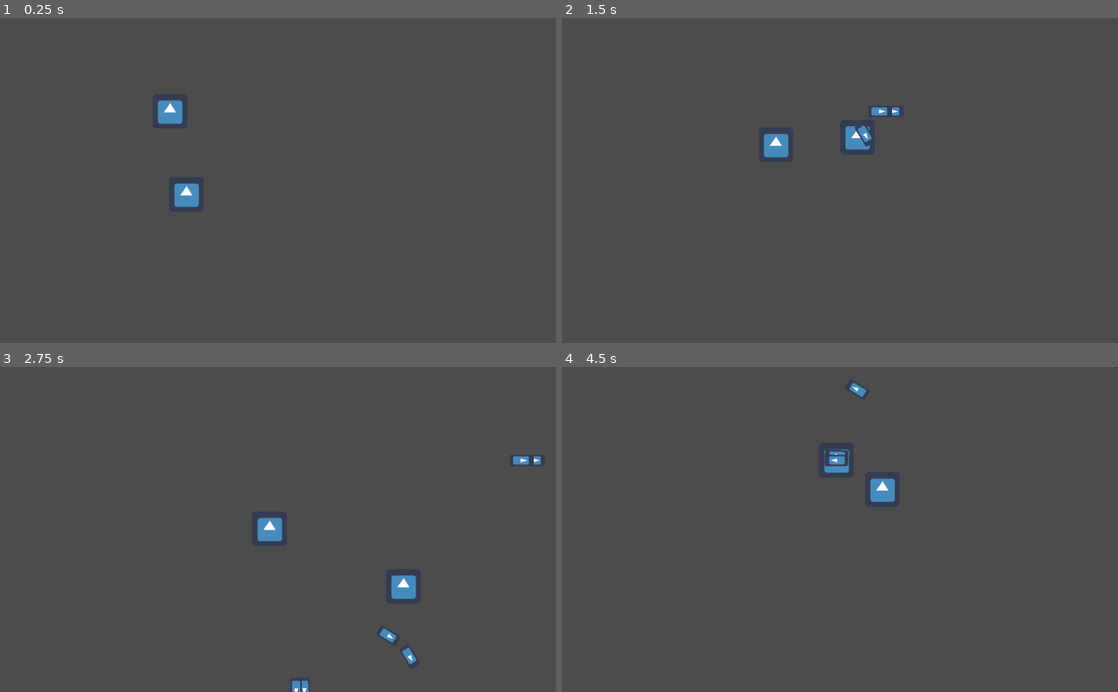
Above: before the commit, frames 1-4 (two rows, left to right).
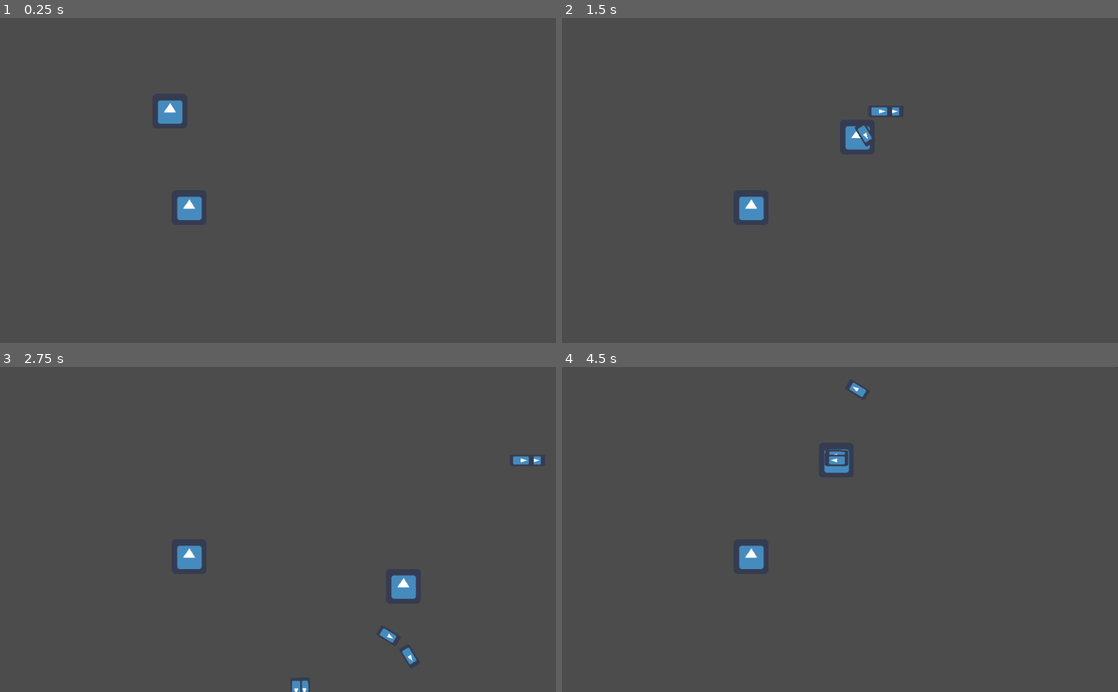
Above: after the commit, the same moments.

Repository: JuannFerrari/GlobalGameJam2019
Game: Godot game, scene res://World.tscn
Same seed, same stepped clock (60 frames per second), same inputs: the game is played once before the commit and once after it. The engine's default icon, where the game draws it, is replaced by a stand-in: a white triangle on a blue panel in a dark square.
Inputs:
- Up to frame 1 (0.25 s): no input
- Up to frame 2 (1.5 s): tap Enter (ui_accept) at 0.5, 0.6, 0.77, 1.07, 1.35 s; hold Right (ui_right) 0.53-1.28 s; hold Down (ui_down) from 1.28 s (still down)
- Up to frame 3 (2.75 s): tap Enter (ui_accept) at 1.52, 1.82, 2.1 s; release Down (ui_down) at 2.03 s; hold Right (ui_right) from 2.03 s (still down)
- Up to frame 4 (4.5 s): release Right (ui_right) at 2.78 s; hold Up (ui_up) 2.78-3.53 s; tap Enter (ui_accept) at 2.85, 3.02, 3.32, 3.6, 3.77, 4.07, 4.35 s; hold Left (ui_left) from 3.53 s (still down)

The runs differ from the first frame. In frame 1, 0.4% of the frame differs, in the area x 31-37%, y 50-63%; in frame 2, 0.6%; in frame 3, 0.6%; in frame 4, 0.7%, in the area x 31-60%, y 34-63%.
Error after the commit: Invalid get index 'position' (on base: 'null instance'). (res://EnemyOne.gd:13)

Commit message:
dos players con movimiento

Diff:
--- a/EnemyOne.gd
+++ b/EnemyOne.gd
@@ -3,7 +3,7 @@
 var speed = 100
 var direction = 0
 var life=1
-onready var target = get_parent().get_node("Player")
+onready var target = get_parent().get_node("Player1")
 var wr = weakref(self);
 
 func _ready():
--- a/World3.tscn
+++ b/World3.tscn
@@ -2,8 +2,8 @@
 
 [ext_resource path="res://Player.tscn" type="PackedScene" id=1]
 [ext_resource path="res://Map.tscn" type="PackedScene" id=2]
-[ext_resource path="res://EnemyOne.tscn" type="PackedScene" id=3]
-[ext_resource path="res://Spawner.gd" type="Script" id=4]
+[ext_resource path="res://Spawner.gd" type="Script" id=3]
+[ext_resource path="res://EnemyOne.tscn" type="PackedScene" id=4]
 
 [sub_resource type="Animation" id=1]
 
@@ -24,20 +24,23 @@
 
 [node name="World" type="Node2D"]
 
-[node name="Player" parent="." instance=ExtResource( 1 )]
+[node name="Player1" parent="." instance=ExtResource( 1 )]
 position = Vector2( 364.971, 277.307 )
+action_shoot = "ui_accept2"
+
+[node name="Player2" parent="." instance=ExtResource( 1 )]
+position = Vector2( 250, 277.307 )
+action_up = "ui_up2"
+action_down = "ui_down2"
+action_right = "ui_right2"
+action_left = "ui_left2"
 
 [node name="Map" parent="." instance=ExtResource( 2 )]
 
-[node name="EnemyOne" parent="." instance=ExtResource( 3 )]
-position = Vector2( 489.161, 260.638 )
-collision_layer = 2048
-collision_mask = 2048
-
 [node name="Spawner" type="Position2D" parent="."]
 position = Vector2( -29.5133, 670.248 )
-script = ExtResource( 4 )
-spawnScene = ExtResource( 3 )
+script = ExtResource( 3 )
+spawnScene = ExtResource( 4 )
 timerPath = NodePath("Timer")
 minWaitTime = 1.0
 maxWaitTime = 3.0
--- a/project.godot
+++ b/project.godot
@@ -18,3 +18,31 @@
 config/name="GameJam2019"
 run/main_scene="res://World.tscn"
 config/icon="res://icon.png"
+
+[input]
+
+ui_up2={
+"deadzone": 0.5,
+"events": [ Object(InputEventKey,"resource_local_to_scene":false,"resource_name":"","device":0,"alt":false,"shift":false,"control":false,"meta":false,"command":false,"pressed":false,"scancode":87,"unicode":0,"echo":false,"script":null)
+ ]
+}
+ui_down2={
+"deadzone": 0.5,
+"events": [ Object(InputEventKey,"resource_local_to_scene":false,"resource_name":"","device":0,"alt":false,"shift":false,"control":false,"meta":false,"command":false,"pressed":false,"scancode":83,"unicode":0,"echo":false,"script":null)
+ ]
+}
+ui_left2={
+"deadzone": 0.5,
+"events": [ Object(InputEventKey,"resource_local_to_scene":false,"resource_name":"","device":0,"alt":false,"shift":false,"control":false,"meta":false,"command":false,"pressed":false,"scancode":65,"unicode":0,"echo":false,"script":null)
+ ]
+}
+ui_right2={
+"deadzone": 0.5,
+"events": [ Object(InputEventKey,"resource_local_to_scene":false,"resource_name":"","device":0,"alt":false,"shift":false,"control":false,"meta":false,"command":false,"pressed":false,"scancode":68,"unicode":0,"echo":false,"script":null)
+ ]
+}
+ui_accept2={
+"deadzone": 0.5,
+"events": [ Object(InputEventKey,"resource_local_to_scene":false,"resource_name":"","device":0,"alt":false,"shift":false,"control":false,"meta":false,"command":false,"pressed":false,"scancode":16777353,"unicode":0,"echo":false,"script":null)
+ ]
+}
